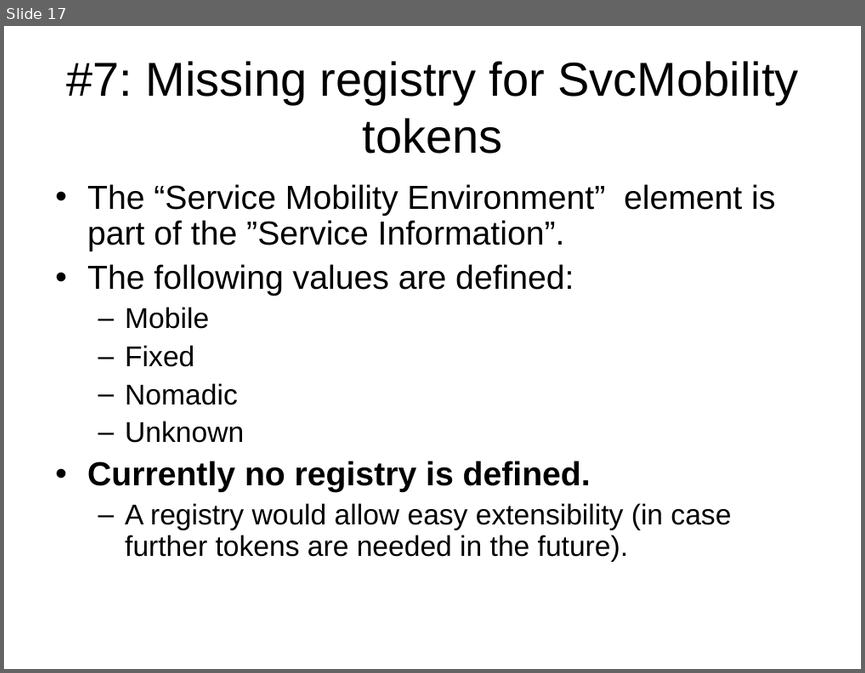
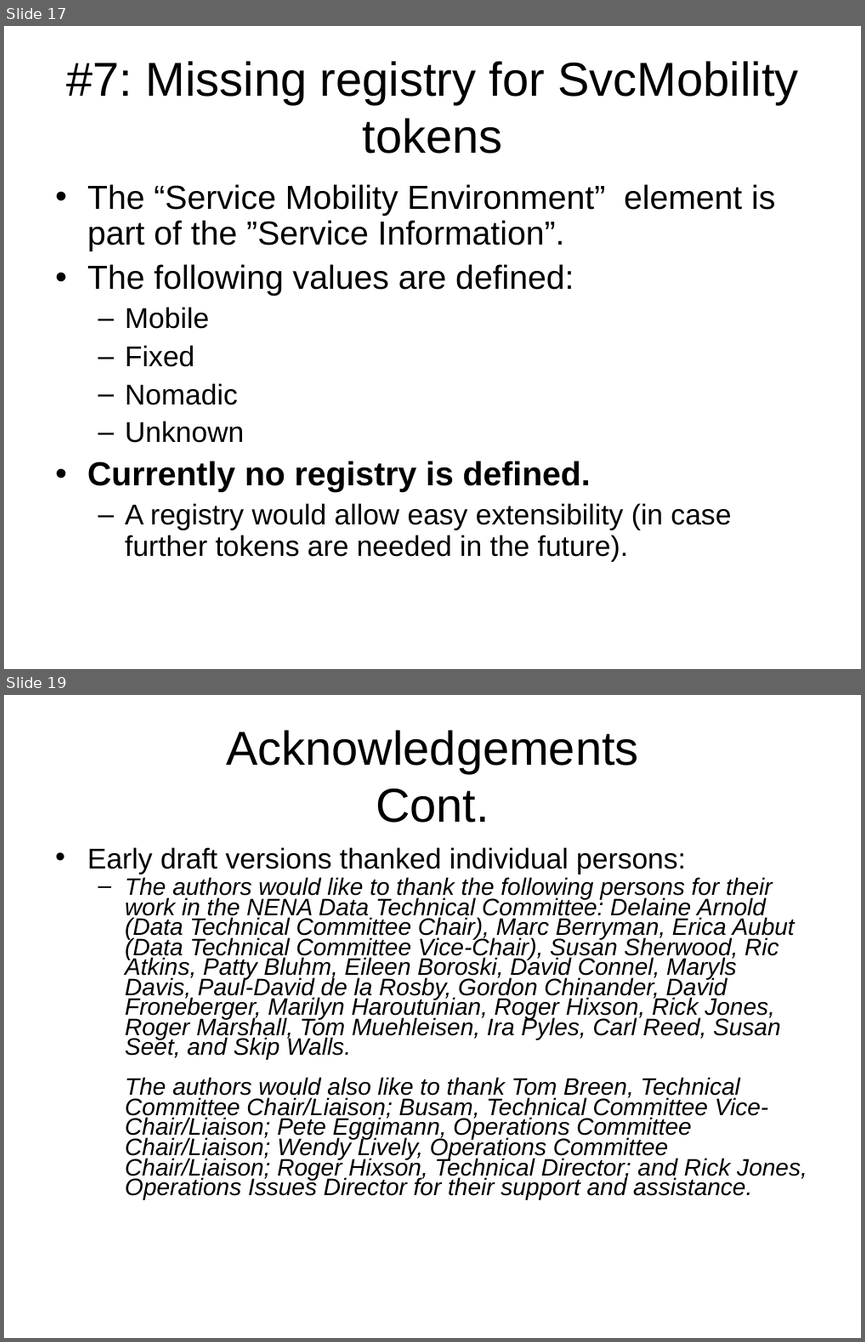
Before and after one commit to hannestschofenig/tschofenig-ids, a slide deck: additional-data/AdditionalData-Status-13May2013.ppt. Shown one above the other, each under a label of ours: slide 17 before the commit, slides 17 and 19 after it; the slides between them are not shown. The pictures are 865x673 and 865x1342 pixels, drawn with LibreOffice and Linux fonts; fonts in the diff are those of the drawing. Boxes give left, top, right and bottom in pixels: in the first picture for what was removed or moved away, otherwise in the second. Text is boxed around its words. In the diff, an @@ line names an element or a change of style, - is before the commit and + after.

```diff
--- a/additional-data/AdditionalData-Status-13May2013.ppt
+++ b/additional-data/AdditionalData-Status-13May2013.ppt
@@ slide 19 added at box(4, 695, 861, 1338), background #FFFFFF @@
@@ title added at box(226, 730, 638, 823), 40 pt, text #000000 @@
+Acknowledgements
+Cont.
@@ text added at box(87, 847, 807, 1199), 20 pt, text #000000, italic @@
+• Early draft versions thanked individual persons:
+  – The authors would like to thank the following persons for their work in the NENA Data Technical Committee: Delaine Arnold (Data Technical Committee Chair), Marc Berryman, Erica Aubut (Data Technical Committee Vice-Chair), Susan Sherwood, Ric Atkins, Patty Bluhm, Eileen Boroski, David Connel, Maryls Davis, Paul-David de la Rosby, Gordon Chinander, David Froneberger, Marilyn Haroutunian, Roger Hixson, Rick Jones, Roger Marshall, Tom Muehleisen, Ira Pyles, Carl Reed, Susan Seet, and Skip Walls.
+    The authors would also like to thank Tom Breen, Technical Committee Chair/Liaison; Busam, Technical Committee Vice-Chair/Liaison; Pete Eggimann, Operations Committee Chair/Liaison; Wendy Lively, Operations Committee Chair/Liaison; Roger Hixson, Technical Director; and Rick Jones, Operations Issues Director for their support and assistance.
```
Also in this commit, not shown: 6 slides changed, 2 other slides added.
